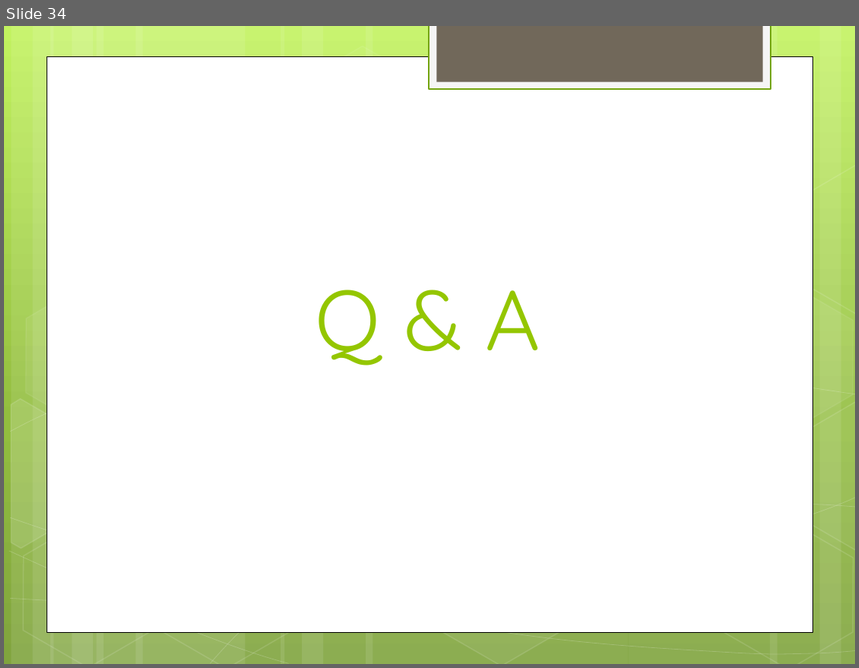
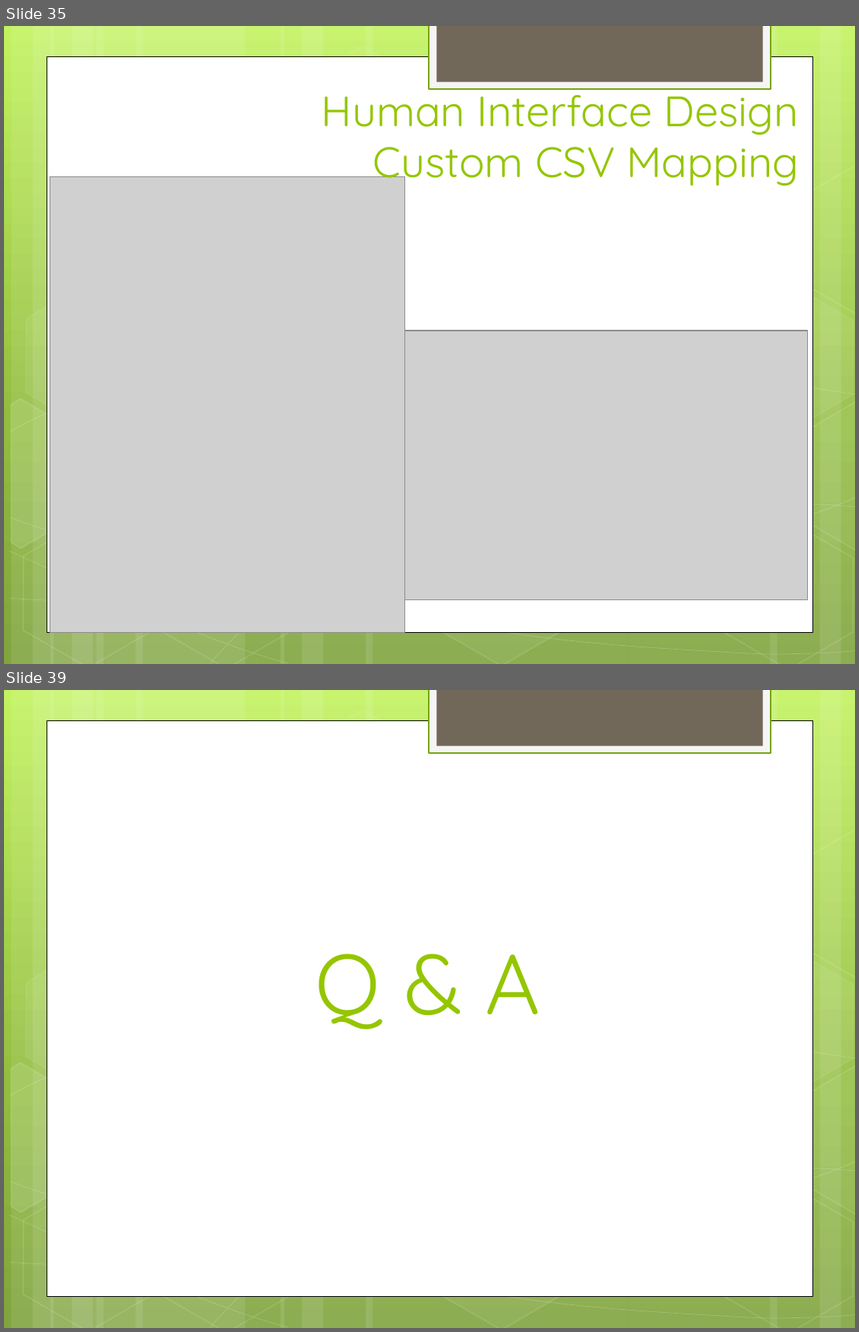
Before and after one commit to hiyenwong/cs679-b1-class-project, a slide deck: deliverables/final/Final Presentation.pptx. Shown one above the other, each under a label of ours: slide 34 before the commit, slides 35 and 39 after it; the slides between them are not shown. The pictures are 859x668 and 859x1332 pixels, drawn with LibreOffice and Linux fonts; fonts in the diff are those of the drawing; grey boxes stand for pictures. Boxes give left, top, right and bottom in pixels: in the first picture for what was removed or moved away, otherwise in the second. Text is boxed around its words. In the diff, an @@ line names an element or a change of style, - is before the commit and + after.

```diff
--- a/deliverables/final/Final Presentation.pptx
+++ b/deliverables/final/Final Presentation.pptx
@@ slide 35 added at (4,26,855,664), background gradient #C3F35F to #93BF3F to #81A53E; not listed: 31 template elements that a slide beside it also shows @@
@@ title added at (322,82,800,189), 36 pt, text #94C600 @@
+Human Interface Design
+Custom CSV Mapping
@@ picture added at (50,176,405,632) @@
@@ picture added at (363,331,807,600) @@
@@ what was slide 34 is now slide 39 @@
```
Also in this commit, not shown: 14 slides changed, 5 other slides added, 2 slides removed.
